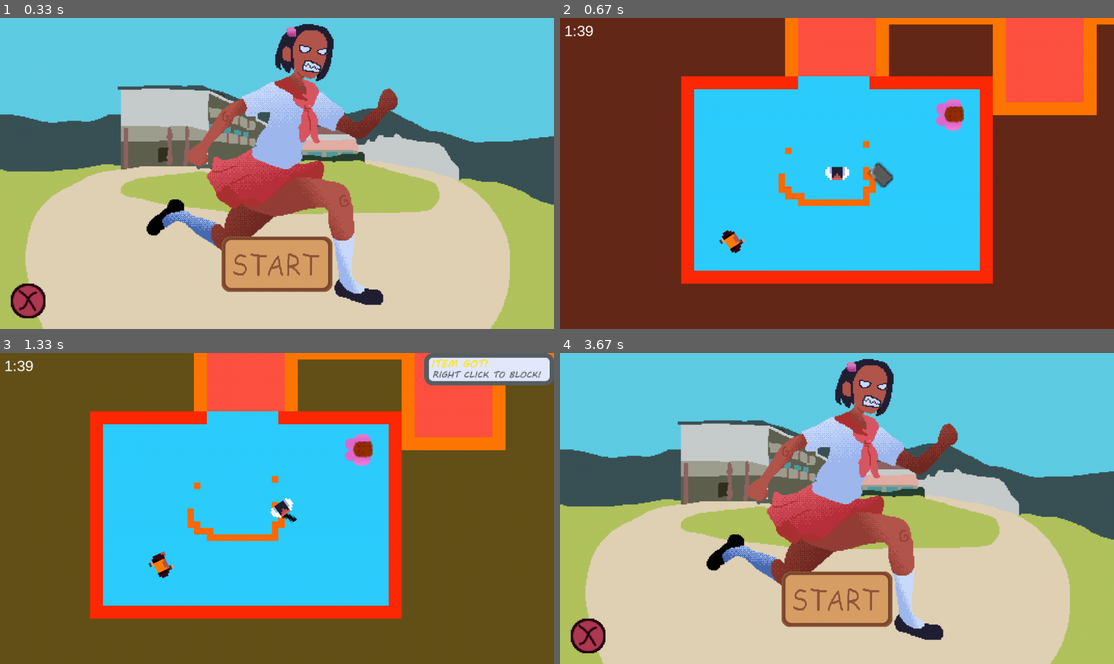
Above: before the commit, frames 1-4 (two rows, left to right).
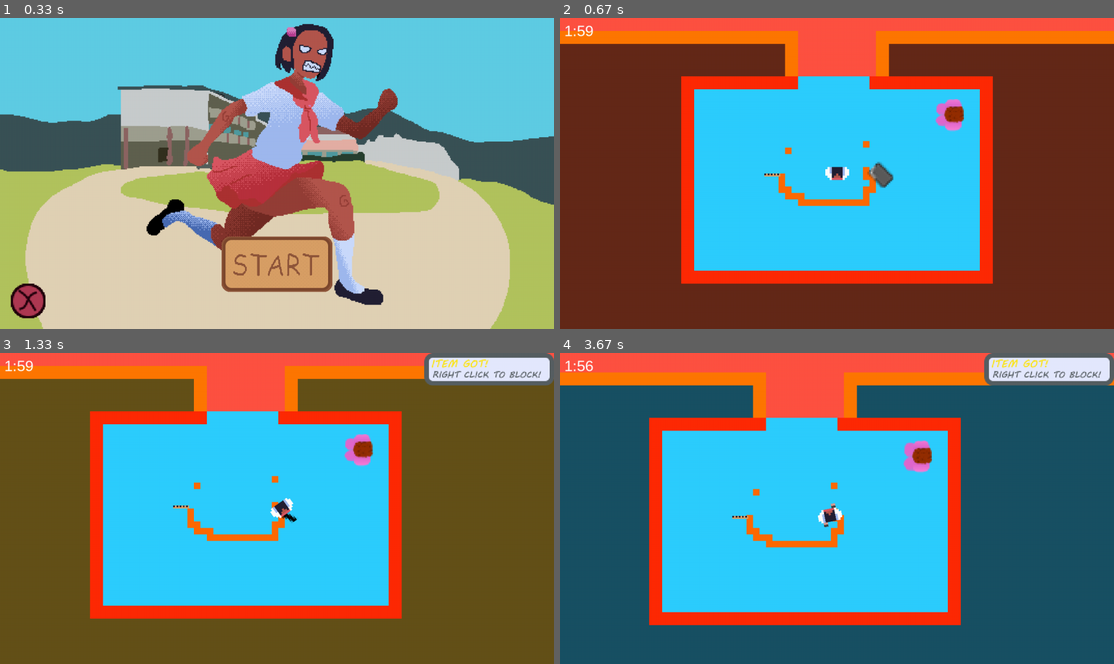
Above: after the commit, the same moments.

Repository: LeanHydra84/PyGames-2023
Game: pygame game, started from main.py
Same seed, same stepped clock (60 frames per second), same inputs: the game is played once before the commit and once after it.
Inputs (mouse positions are in pixels of both pictures, inside the frame that each line leads up to):
- Up to frame 1 (0.33 s): no input
- Up to frame 2 (0.67 s): click (837, 263) at 0.38 s
- Up to frame 3 (1.33 s): hold D 0.67-1.13 s; move the mouse to (454, 499) at 0.7 s; click (332, 576) at 1.22 s
- Up to frame 4 (3.67 s): right-click (920, 399) at 1.55 s; hold W 1.83-2.13 s; click (1041, 617) at 1.92 s; hold D 2.17-2.63 s; click (692, 393) at 2.25 s; hold A 2.67-3.2 s; click (704, 446) at 2.75 s; hold S 3.23-3.53 s; click (842, 539) at 3.32 s; hold A from 3.57 s (still down); click (820, 455) at 3.65 s

Frame 1 is identical in both runs. In frame 2, 11% of the frame differs, in the area x 0-100%, y 0-76%; in frame 3, 9.2%; in frame 4, 100%, in the area x 0-100%, y 0-100%.

Commit message:
Crunch time

Diff:
--- a/assets/R2/deadend.json
+++ b/assets/R2/deadend.json
@@ -4,5 +4,12 @@
     "collider": "assets\\R2\\DEAD_END_C.png",
     "exits": [
         [1, 0]
+    ],
+    "spawns": [
+        {
+            "type": "HallMonitor",
+            "position": [0, 0],
+            "chance": 0.15
+        }
     ]
 }
--- a/assets/R2/hallways.json
+++ b/assets/R2/hallways.json
@@ -1,4 +1,13 @@
 [
+    {
+        "name": "Hallway Base",
+        "path": "assets\\R2\\HW_BASE.png",
+        "collider": "assets\\R2\\HW_BASE_C.png",
+        "exits": [
+            [0, 1], [1, 0], [-1, 0]
+        ],
+        "spawns": []
+    },
     {
         "name": "4 Way",
         "path": "assets\\R2\\4WAY.png",
@@ -6,6 +15,18 @@
         "exits": [
             [-1, 0], [1, 0],
             [0, -1], [0, 1]
+        ],
+        "spawns": [
+            {
+                "type": "Either",
+                "position": [8, 0],
+                "chance": 0.8
+            },
+            {
+                "type": "HallMonitor",
+                "position": [-8, 0],
+                "chance": 0.8
+            }
         ]
     },
     {
@@ -15,6 +36,18 @@
         "exits": [
             [-1, 0], [1, 0],
             [0, 1]
+        ],
+        "spawns": [
+            {
+                "type": "HallMonitor",
+                "position": [-8, 0],
+                "chance": 0.8
+            },
+            {
+                "type": "Either",
+                "position": [8, 0],
+                "chance": 0.8
+            }
         ]
     },
     {
@@ -23,6 +56,13 @@
         "collider": "assets\\R2\\2WAY_SHORT_C.png",
         "exits": [
             [-1, 0], [1, 0]
+        ],
+        "spawns": [
+            {
+                "type": "HallMonitor",
+                "position": [0, 0],
+                "chance": 0.8
+            }
         ]
     },
     {
@@ -32,7 +72,14 @@
         "exits": [
             [-1, 0], [1, 0]
         ],
-        "disabled": true
+        "disabled": true,
+        "spawns": [
+            {
+                "type": "HallMonitor",
+                "position": [0, 0],
+                "chance": 0.8
+            }
+        ]
     },
     {
         "name": "Right Turn",
@@ -40,6 +87,13 @@
         "collider": "assets\\R2\\2WAY_90_C.png",
         "exits": [
             [0, -1], [1, 0]
+        ],
+        "spawns": [
+            {
+                "type": "Either",
+                "position": [0, 0],
+                "chance": 0.75
+            }
         ]
     }
 ]
--- a/assets/R2/rooms.json
+++ b/assets/R2/rooms.json
@@ -11,11 +11,6 @@
                 "type": "MrsFlips",
                 "position": [17, -10],
                 "chance": 1
-            },
-            {
-                "type": "HallMonitor",
-                "position": [-17, 10],
-                "chance": 0.5
             }
         ]
     },
--- a/assets/player.json
+++ b/assets/player.json
@@ -9,7 +9,7 @@
         "path": "assets\\shespriteonmy\\attack.png",
         "dim": [3, 0],
         "frames": 2,
-        "transition": 0
+        "transition": "Idle"
     },
     {
         "path": "assets\\shespriteonmy\\shield_raise.png",
@@ -27,6 +27,18 @@
         "path": "assets\\shespriteonmy\\shield_lower.png",
         "dim": [2, 0],
         "frames": 3,
-        "transition": 0
+        "transition": "Idle"
+    },
+    {
+        "path": "assets\\shespriteonmy\\rulerwalk.png",
+        "dim": [2, 0],
+        "frames": 25,
+        "transition": 5
+    },
+    {
+        "path": "assets\\shespriteonmy\\rulerattack.png",
+        "dim": [3, 0],
+        "frames": 3,
+        "transition": "Idle"
     }
 ]
--- a/capture/deathscreen.py
+++ b/capture/deathscreen.py
@@ -1,4 +1,6 @@
 import pygame
+
+from capture.menu import OverlayMenu
 from capture.capturestate import CaptureState
 
 def lerp(f1, f2, frac):
@@ -49,3 +51,21 @@
 
             self.deathText.image = pygame.transform.scale_by(self.static_image, scale)
             self.deathText.rect = self.deathText.image.get_rect(center=self.centerScreen)
+
+
+def create_death_screen(state) -> OverlayMenu:
+    death = OverlayMenu(state)
+    death.multColor = pygame.Color(100, 100, 100)
+
+    dtext = pygame.sprite.Sprite()
+    dtext.image = pygame.transform.scale_by(state.RESOURCES.DEATH_TEXT, 3)
+    dtext.rect = dtext.image.get_rect(center=state.centerScreen)
+    death.add_static(dtext)
+
+    font: pygame.font.Font = state.RESOURCES.FONT_25
+    coinSpr = pygame.sprite.Sprite()
+    coinSpr.image = font.render("Insert coin to continue... (Or press SPACE)", True, pygame.Color(255, 255, 255))
+    coinSpr.rect = coinSpr.image.get_rect(bottomleft=(30, state.screensize[1] - 30))
+    death.add_static(coinSpr, True)
+
+    return death
--- a/character/player.py
+++ b/character/player.py
@@ -32,10 +32,8 @@
         self.shielded = False
 
         # ITEMS
-
         self.hasTray = False
         self.hasRuler = False
-        self.answerCount = 0
 
 
     def pickup_item(self, type):
@@ -43,6 +41,8 @@
             self.hasTray = True
         elif type == "Ruler":
             self.hasRuler = True
+            self.stategraph.set_idle(5)
+            self.stategraph.force_state(5)
 
     def forward(self) -> pygame.Vector2:
         ward = pygame.Vector2.from_polar((1, self.rotation))
@@ -50,14 +50,16 @@
         return ward
 
     def attack_pressed(self, state):
-        if self.stategraph.state() == 0:
-            self.stategraph.force_state(1)
+
+        # Janky
+        attackRadius, anim = (30, 1) if self.stategraph.state() == 0 else (60, 6) if self.stategraph.state() == 5 and self.hasRuler else (0, -1)
+
+        if attackRadius != 0:
+            self.stategraph.force_state(anim)
 
             enemygroup: pygame.sprite.Group = state.renderLayers.find("Enemies").layer
 
-            attackRadius = 30
             attackdist = 30
-
             attackPos: pygame.Vector2 = self.position + (self.forward() * attackdist)
 
             # Debug attack circle
@@ -84,12 +86,12 @@
             return
         sv = self.stategraph.state()
         if boolval:
-            if sv == 0:
+            if self.stategraph.is_idle():
                 self.stategraph.force_state(2)
                 self.shielded = True
         else:
             if sv == 3 or sv == 2:
-                self.stategraph.force_state(4)
+                self.stategraph.force_state(self.stategraph.idle)
                 self.shielded = False
 
     def hit_by_enemy_attack(self, srcDir: pygame.Vector2, state) -> bool:
@@ -114,7 +116,10 @@
         newspr = unconscious.Unconscious(state.RESOURCES.DEADBODY_TESTSPRITE, self.position)
         state.renderLayers.add_to("DeadBodies", newspr)
 
-        death.DeathScreen(state, state.RESOURCES.DEATH_TEXT, 100, 5, 2).togglecapture()
+        #death.DeathScreen(state, state.RESOURCES.DEATH_TEXT, 100, 5, 2).togglecapture()
+        death.create_death_screen(state).togglecapture()
+        state.pause()
+        state.RESOURCES.SND_DEATH_SOUND.play()
 
     def update(self, state):
 
@@ -139,16 +144,6 @@
                 mv *= 1.7
 
             adjPos = self.position + state.camera
-
-            # room = state.map.get_inside(self)
-            # if room != None:
-            #     if graph.check_collider(room,   [int(adjPos.x + mv.x), int(adjPos.y + mv.y)]):
-            #         self.position += mv
-            #     elif graph.check_collider(room, [int(adjPos.x + mv.x), int(adjPos.y)]):
-            #         self.position.x += mv.x
-            #     elif graph.check_collider(room, [int(adjPos.x), int(adjPos.y + mv.y)]):
-            #         self.position.y += mv.y
-
             if state.map.get_collision_at_point(adjPos + mv):
                 self.position += mv
             elif state.map.get_collision_at_point(adjPos + pygame.Vector2(mv.x, 0)):
@@ -176,17 +171,3 @@
     def kill(self):
         super().kill()
         self.feet.kill()
-
-
-# DEPRECATED
-def createplayer(scale) -> Player:
-    img = pygame.transform.scale_by(pygame.image.load("assets\\shespriteonmy\\girl1.png").convert_alpha(), scale)
-    attack = pygame.transform.scale_by(pygame.image.load("assets\\shespriteonmy\\attack.png").convert_alpha(), scale)
-    feet = pygame.transform.scale_by(pygame.image.load("assets\\shespriteonmy\\leg2.png").convert_alpha(), scale / 1.5)
-
-    sheet = ( graph.ImageBase(img, (2, 0), 25), graph.ImageBase(feet, (0, 0), 21), graph.ImageBase(attack, (3, 0), 2) )
-    char = Player(sheet)
-    char.speed = 3
-    char.position = pygame.Vector2(500, 500)
-
-    return char
--- a/game_loop.py
+++ b/game_loop.py
@@ -56,16 +56,18 @@
     layers.add_to("Feet", state.player.feet)
 
     state.map.spawn_all(state)
+
     # TEST PICKUP
-
     traypickup = Pickup(state.RESOURCES.TRAY, "Tray", (100, 0), state.RESOURCES.TRAY_HINT)
     layers.add_to("Interactable", traypickup)
 
+    rulerpickup = Pickup(state.RESOURCES.RULER, "Ruler", (-150, 0), None)
+    layers.add_to("Interactable", rulerpickup)
 
     state.pauseMenu = build_pause_menu(state, 5)
     state.text = Textbox(state)
 
-    timer = FormattedCountdownTimer(100, pygame.font.SysFont("Arial", 35))
+    timer = FormattedCountdownTimer(120, pygame.font.SysFont("Arial", 35))
     layers.add_to("Character", timer.timeRenderer)
 
     interactkey = False
@@ -80,7 +82,7 @@
                 return False
 
             if event.type == pygame.KEYDOWN:
-                if not state.player.alive():
+                if event.key == pygame.K_SPACE and not state.player.alive():
                     state.running = False
 
                 if event.key == pygame.K_e:
@@ -143,6 +145,9 @@
 
             state.camera = vec_round(state.camera.lerp(-state.player.position + state.centerScreen, lerpSpeed))
 
+            if timer.is_time_up():
+                state.player.kill_me(state)
+
         interactkey = False
 
         hue.update()
--- a/map/map_generator.py
+++ b/map/map_generator.py
@@ -22,6 +22,7 @@
         self.image = pygame.transform.scale_by(pygame.image.load(obj['path']).convert_alpha(), SCALE)
         self.collider = pygame.transform.scale_by(pygame.image.load(obj['collider']).convert_alpha(), SCALE)
         self.exits = obj['exits']
+        self.spawns = obj['spawns']
 
 
 class HallwayActual(pygame.sprite.Sprite):
@@ -85,6 +86,9 @@
         self.deadEnds = []
         self.spawns = []
         self.group = group
+
+        self.hm_spawnquota = 15
+        self.tch_spawnquota = 5
 
 def rotate_90(coord: list):
     # Clockwise rotation: [x, y] ==> [y, -x]
@@ -142,7 +146,7 @@
     map.group.add(hw)
 
 
-def _recurse_generate_hallways(details: BuildDetails, resource, pos, direction, depth, lastroom):
+def _recurse_generate_hallways(details: BuildDetails, resource, pos, direction, depth, lastroom, forceroom = None):
     if depth <= 0:
         details.deadEnds.append( (pos, direction) )
         return
@@ -151,9 +155,18 @@
     if nextr == lastroom:
         nextr = resource.get_hallway() # Retakes, as to lower the chances of getting two in a row
 
-    _exits: list = [p.copy() for p in nextr.exits]
+    _exits = [p.copy() for p in nextr.exits]
     chosenexit = random.choice(_exits)
     _exits.remove(chosenexit)
+
+    # Yes, I know this is duplicate code that will run almost the same thing twice and replace its results.
+    # This is fine because forceroom should only ever be nonnull once. Also this is due tomorrow so we're getting janky
+    if forceroom != None:
+        # forceroom is super janky. it's a tuple with [0] = a roomarchetype and [1] = the index of the exit to use
+        nextr = forceroom[0]
+        _exits = [p.copy() for p in nextr.exits]
+        chosenexit = _exits[forceroom[1]]
+        _exits.remove(chosenexit)
 
 
     revDirection = [-direction[0], -direction[1]]
@@ -178,6 +191,7 @@
         return
 
     details.group.add(hw)
+    add_spawns(nextr.spawns, pygame.Vector2(hw.rect.center), details.spawns, orientationCounter)
 
     # Rotate each exit from _exits to match orientation,
     for d in _exits:
@@ -193,13 +207,17 @@
         details.uncappedEnds += 1
         _recurse_generate_hallways(details, resource, newPos, d, depth - 1, nextr)
 
-def add_spawns(spawns, localCenter, spawnlist: list):
+def add_spawns(spawns, localCenter, spawnlist: list, orientation):
     for s in spawns:
-        adjustpos = localCenter + [p * SCALE for p in s['position']]
+        rotatedoffset = [p * SCALE for p in s['position']]
+
+        for i in range(orientation):
+            rotate_90(rotatedoffset)
+
+        adjustpos = localCenter + rotatedoffset
         chance = s['chance']
 
-        if chance == 1 or random.random() < chance:
-            spawnlist.append((s['type'], adjustpos))
+        spawnlist.append([s['type'], adjustpos, chance])
 
 def try_place_room(group, pos, direction, archetype: RoomArchetype, details):
     revDirection = [-direction[0], -direction[1]]
@@ -221,12 +239,12 @@
         return False
     else:
         group.add(newroom)
-        add_spawns(archetype.spawns, localizedCenter, details.spawns)
+        add_spawns(archetype.spawns, localizedCenter, details.spawns, orientation)
         return True
 
-
-
-
+def _tuple_sort_by_distance(sp):
+    tup = sp[1]
+    return tup[0]*tup[0] + tup[1]*tup[1]
 
 class Mapv2:
     def __init__(self):
@@ -250,8 +268,32 @@
         return None
 
     def spawn_all(self, state):
-        for s in self.details.spawns:
-            spawn(s[0], s[1], state)
+        sortedspawns = sorted(self.details.spawns, key=_tuple_sort_by_distance)
+
+        hmcount = self.details.hm_spawnquota
+        trcount = self.details.tch_spawnquota
+
+        print(hmcount, trcount)
+
+
+        # Guarantee spawns for first N monitors and teachers
+        for s in sortedspawns:
+            if s[0] == "HallMonitor" and hmcount > 0:
+                s[2] = 1
+                hmcount -= 1
+            elif s[0] == "Teacher" and trcount > 0:
+                s[2] = 1
+                trcount -= 1
+            elif s[0] == "Either" and trcount > 0:
+                s[0] = "Teacher"
+                s[2] = 1
+                trcount -= 1
+
+        print(hmcount, trcount)
+
+        for s in sortedspawns:
+            if random.random() < s[2]:
+                spawn(s[0], s[1], state)
 
 def createmap(depth):
     attempts = 0
@@ -265,8 +307,10 @@
         startcoord = (0, -15 * SCALE)
 
         try_place_room(nmap.group, startcoord, (0, 1), resource.rooms.pop(0), nmap.details)
-
-        _recurse_generate_hallways(nmap.details, resource, startcoord, (0, -1), depth, None)
+        hallwaybase = resource.hallways.pop(0)
+
+        _recurse_generate_hallways(nmap.details, resource, startcoord, (0, -1), depth + 1, None, (hallwaybase, 0))
+
         if nmap.details.uncappedEnds < len(resource.rooms):
             attempts += 1
             continue
--- a/map/spawner.py
+++ b/map/spawner.py
@@ -22,6 +22,10 @@
     state.renderLayers.add_to("Feet", en.feet)
 
 def spawn(type: str, pos, state):
+
+    if type == "Either":
+        type = rand.choice(["HallMonitor", "Teacher"])
+
     if type == "MrsFlips":
         char = MrsFlips(state.RESOURCES.MRS_FLIPS, pos)
         state.renderLayers.add_to("Interactable", char)
@@ -31,3 +35,5 @@
         init_teacher_atpos(state, pos)
     else:
         pass # Pickups using type == pickupname????
+
+    return type
--- a/rendering/resources.py
+++ b/rendering/resources.py
@@ -45,6 +45,9 @@
         self.SND_PICKUP_ITEM.set_volume(0.5)
         self.SND_DEATH_SOUND.set_volume(0.5)
 
+        # FONT
+        self.FONT_25 = pygame.font.SysFont("Arial", 25)
+
     def release(self):
         del self.PLAYER
         del self.HALLMONITOR
--- a/rendering/stategraph.py
+++ b/rendering/stategraph.py
@@ -13,6 +13,7 @@
         self._state = 0
         self.curframe = [0, 0]
         self.frametick = 0
+        self.idle = 0
         self.setup_surface()
         self.calculate_active_frame()
 
@@ -47,6 +48,12 @@
         newRect.y = self.curframe[1] * self.rect.h
         self.activeFrame.blit(self.states[self._state].img, (0, 0), newRect)
 
+    def set_idle(self, val):
+        self.idle = val
+
+    def is_idle(self) -> bool:
+        return self._state == self.idle
+
     def increment_frames(self):
         if(self.curframe[0] >= self.sheetdim[0]):
             if self.curframe[1] >= self.sheetdim[1]:
@@ -55,7 +62,10 @@
                 # On animation complete
                 # Check if state should recalc
                 if self.transfergraph[self._state] != self._state:
-                    self.force_state(self.transfergraph[self._state])
+                    transferstate = self.transfergraph[self._state]
+                    if transferstate == "Idle":
+                        transferstate = self.idle
+                    self.force_state(transferstate)
             else:
                 self.curframe[0] = 0
                 self.curframe[1] += 1
--- a/rendering/timer.py
+++ b/rendering/timer.py
@@ -19,3 +19,6 @@
         if textstr != self.timeRenderer.text:
             self.timeRenderer.set_text(textstr)
             self.timeRenderer.rect.topleft = (10, 10)
+
+    def is_time_up(self) -> bool:
+        return pygame.time.get_ticks() - self.alphaTime > self.betaTime
Binary file added: assets/R2/HW_BASE.png
Binary file added: assets/R2/HW_BASE_C.png
Binary file added: assets/shespriteonmy/rulerattack.png
Binary file added: assets/shespriteonmy/rulerwalk.png
